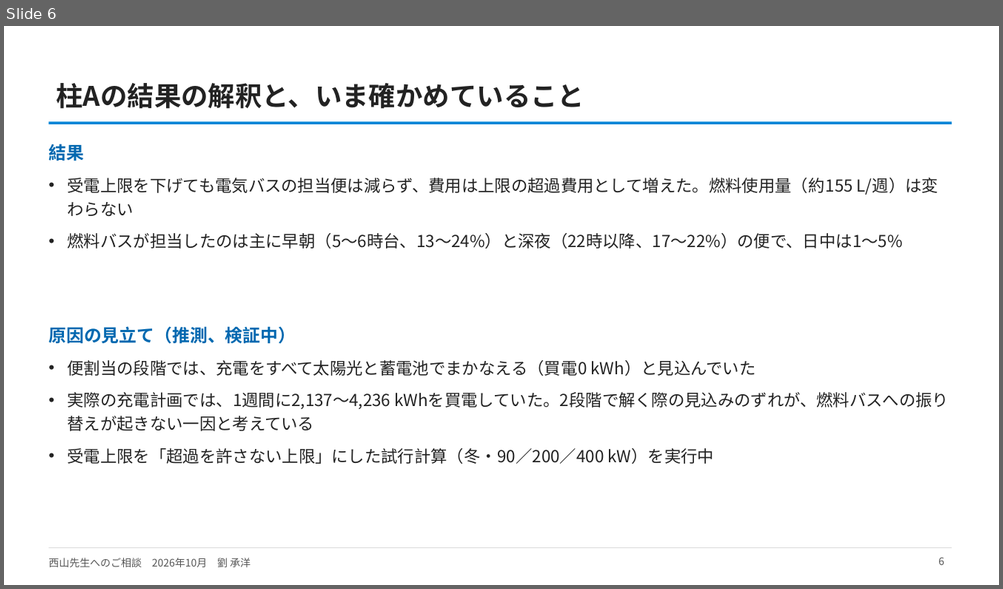
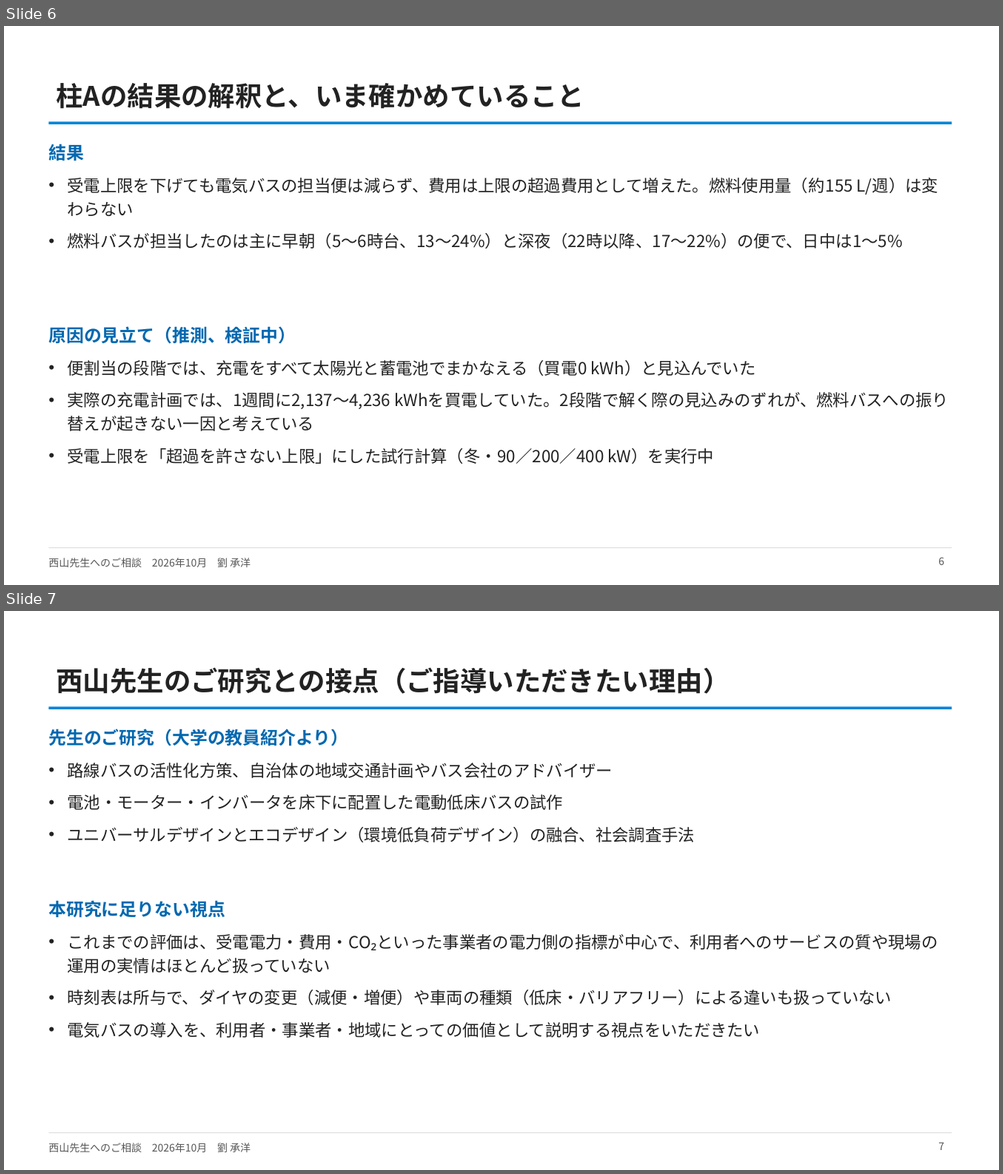
Before and after one commit to CYLIU2003/master-course, a slide deck: outcome/2026-10-21_nishiyama_consult/西山先生へのご相談_研究の現状と軸C.pptx. Shown one above the other, each under a label of ours: slide 6 before the commit, slides 6 and 7 after it. The pictures are 1003x589 and 1003x1174 pixels, drawn with LibreOffice and Linux fonts; fonts in the diff are those of the drawing. Boxes give left, top, right and bottom in pixels: in the first picture for what was removed or moved away, otherwise in the second. Text is boxed around its words. In the diff, an @@ line names an element or a change of style, - is before the commit and + after.

```diff
--- a/outcome/2026-10-21_nishiyama_consult/西山先生へのご相談_研究の現状と軸C.pptx
+++ b/outcome/2026-10-21_nishiyama_consult/西山先生へのご相談_研究の現状と軸C.pptx
@@ slide 7 added at bbox=[4, 611, 999, 1170], background #FFFFFF; not listed: 3 template elements that a slide beside it also shows @@
@@ title added at bbox=[56, 667, 729, 694], 26 pt, text #222222, bold @@
+西山先生のご研究との接点（ご指導いただきたい理由）
@@ text added at bbox=[48, 729, 348, 746], 17 pt, text #0268B0, bold @@
+先生のご研究（大学の教員紹介より）
@@ text added at bbox=[68, 763, 695, 843], 16 pt, text #222222 @@
+• 路線バスの活性化方策、自治体の地域交通計画やバス会社のアドバイザー
+• 電池・モーター・インバータを床下に配置した電動低床バスの試作
+• ユニバーサルデザインとエコデザイン（環境低負荷デザイン）の融合、社会調査手法
@@ text added at bbox=[48, 900, 225, 917], 17 pt, text #0268B0, bold @@
+本研究に足りない視点
@@ text added at bbox=[68, 934, 938, 1038], 16 pt, text #222222 @@
+• これまでの評価は、受電電力・費用・CO₂といった事業者の電力側の指標が中心で、利用者へのサービスの質や現場の運用の実情はほとんど扱っていない
+• 時刻表は所与で、ダイヤの変更（減便・増便）や車両の種類（低床・バリアフリー）による違いも扱っていない
+• 電気バスの導入を、利用者・事業者・地域にとっての価値として説明する視点をいただきたい
@@ page number added at bbox=[938, 1142, 944, 1150], 10 pt, text #555555 @@
+7
```
Also in this commit, not shown: 3 slides changed, 1 other slide added, 2 other files.
